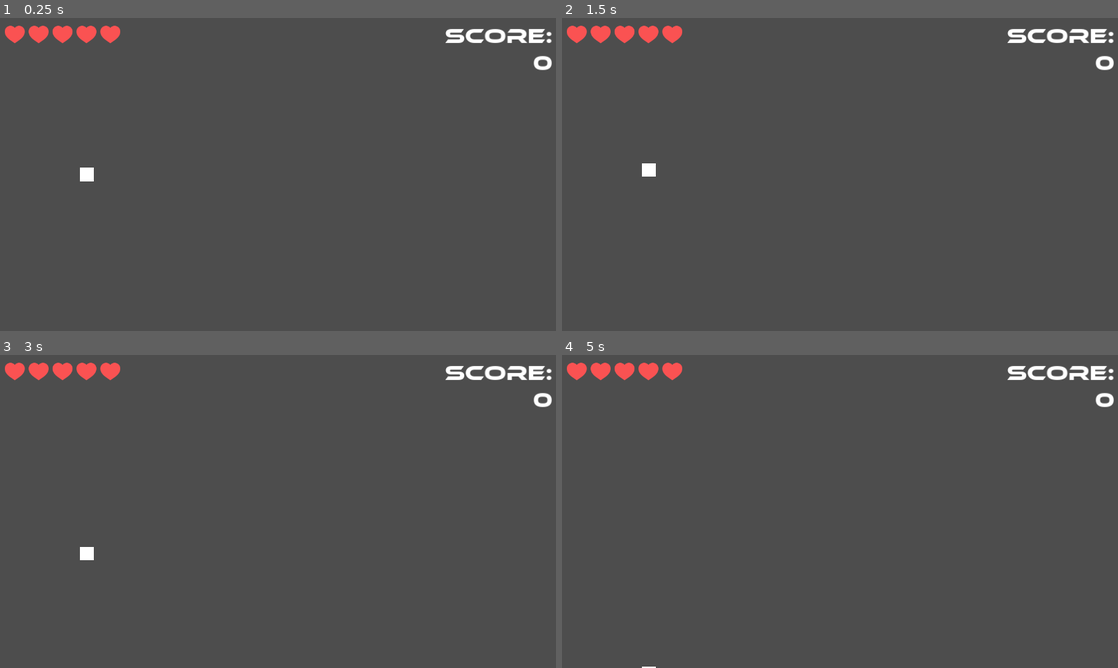
Above: before the commit, frames 1-4 (two rows, left to right).
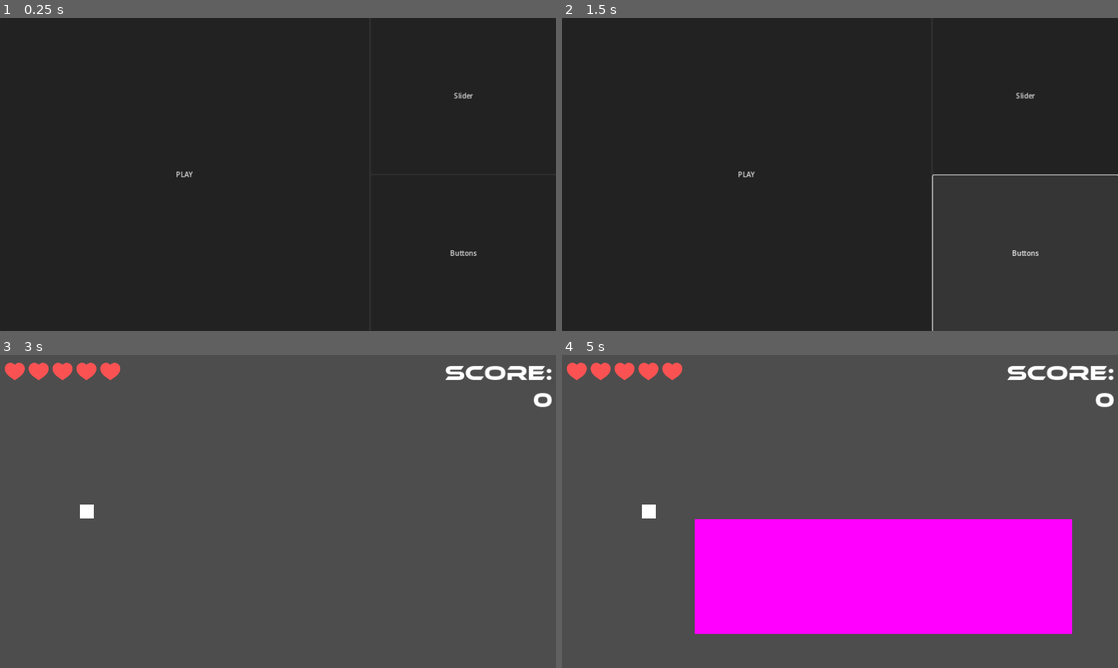
Above: after the commit, the same moments.

Repository: mauro-vb/mobile-game-project
Game: Godot game, scene res://scenes/ui/temp_menu.tscn
Same seed, same stepped clock (60 frames per second), same inputs: the game is played once before the commit and once after it. Before the commit the project starts from res://scenes/main.tscn.
Inputs (mouse positions are in pixels of both pictures, inside the frame that each line leads up to):
- Up to frame 1 (0.25 s): no input
- Up to frame 2 (1.5 s): click (1023, 96) at 0.5 s, where only the run after the commit has a clickable "Slider"; click (1023, 252) at 1.25 s, where only the run after the commit has a clickable "Buttons"
- Up to frame 3 (3 s): click (183, 511) at 2 s, where only the run after the commit has a clickable "PLAY"; tap Enter at 2.75 s; move the mouse to (400, 495) at 2.77 s; hold Up (up) from 2.78 s (still down)
- Up to frame 4 (5 s): move the mouse to (728, 527) at 3.52 s; release Up (up) at 3.53 s; hold Down (down) 3.53-4.28 s; move the mouse to (895, 442) at 4.27 s; hold Up (up) from 4.28 s (still down)

The runs differ from the first frame. In frame 1, 100% of the frame differs, in the area x 0-100%, y 0-100%; in frame 2, 83%; in frame 3, 0.2%; in frame 4, 25%.
Error before the commit: Invalid access to property or key 'spawn_y_range' on a base object of type 'Node2D'. (res://scripts/obstacle_gen.gd:34)

Commit message:
organized scripts, and improved slider input

Diff:
--- a/project.godot
+++ b/project.godot
@@ -11,7 +11,7 @@
 [application]
 
 config/name="MOB_Game"
-run/main_scene="res://scenes/main.tscn"
+run/main_scene="res://scenes/ui/temp_menu.tscn"
 config/features=PackedStringArray("4.2", "Mobile")
 config/icon="res://icon.svg"
 
@@ -50,3 +50,4 @@
 [rendering]
 
 renderer/rendering_method="mobile"
+textures/vram_compression/import_etc2_astc=true
--- a/scenes/consumables/slow_down_consumable.tscn
+++ b/scenes/consumables/slow_down_consumable.tscn
@@ -1,15 +1,13 @@
 [gd_scene load_steps=3 format=3 uid="uid://3kv230l4yitc"]
 
-[ext_resource type="Script" path="res://scripts/slow_down_consumable.gd" id="1_xjlvy"]
+[ext_resource type="Script" path="res://scripts/consumables/slow_down_consumable.gd" id="1_qodm6"]
 
 [sub_resource type="CapsuleShape2D" id="CapsuleShape2D_4ttfr"]
 radius = 15.0
 height = 50.0
 
-[node name="SlowDown" type="Node2D" node_paths=PackedStringArray("area")]
-script = ExtResource("1_xjlvy")
-area = NodePath("Area")
-base_speed = 8
+[node name="SlowDown" type="Node2D"]
+script = ExtResource("1_qodm6")
 
 [node name="Area" type="Area2D" parent="."]
 
--- a/scenes/main.gd
+++ /dev/null
@@ -1,15 +0,0 @@
-extends Node2D
-
-@onready var player = $Player
-# Called when the node enters the scene tree for the first time.
-func _ready():
-	if GameParameters.CONTROLS_TYPE == "slider":
-		var slider = preload("res://scenes/ui/slider.tscn").instantiate()
-		slider.scale = Vector2(2,2)
-		slider.global_position = Vector2(GameParameters.WINDOW_WIDTH - 120, GameParameters.WINDOW_HEIGHT / 2)
-		add_child(slider)
-		player.slider = slider
-	if GameParameters.CONTROLS_TYPE == "buttons":
-		var buttons = preload("res://scenes/ui/tap_areas.tscn").instantiate()
-		add_child(buttons)
-		player.buttons = buttons
--- a/scenes/main.tscn
+++ b/scenes/main.tscn
@@ -1,6 +1,6 @@
 [gd_scene load_steps=5 format=3 uid="uid://d372d30v65ab3"]
 
-[ext_resource type="Script" path="res://scenes/main.gd" id="1_dqbwn"]
+[ext_resource type="Script" path="res://scripts/main.gd" id="1_dqbwn"]
 [ext_resource type="PackedScene" uid="uid://osjos5q8palv" path="res://scenes/player.tscn" id="1_g5a11"]
 [ext_resource type="PackedScene" uid="uid://b1fn3eh2q2f4t" path="res://scenes/ui/hud.tscn" id="3_ooqh2"]
 [ext_resource type="Script" path="res://scripts/obstacle_gen.gd" id="3_uqulu"]
--- a/scenes/obstacles/basic_platform.tscn
+++ b/scenes/obstacles/basic_platform.tscn
@@ -1,6 +1,6 @@
 [gd_scene load_steps=8 format=3 uid="uid://dbv0wewbbr501"]
 
-[ext_resource type="Script" path="res://scripts/spiked_platform.gd" id="1_rdnqi"]
+[ext_resource type="Script" path="res://scripts/obstacles/spiked_platform.gd" id="1_0toc3"]
 [ext_resource type="Shader" path="res://shaders/flash.gdshader" id="2_3tp2l"]
 [ext_resource type="Script" path="res://scripts/components/hitbox_component.gd" id="2_uhium"]
 [ext_resource type="Script" path="res://scripts/components/health_component.gd" id="3_vsaq8"]
@@ -17,7 +17,7 @@
 size = Vector2(514, 107)
 
 [node name="BasicPlatform" type="Node2D" node_paths=PackedStringArray("bounce_area", "hurt_area")]
-script = ExtResource("1_rdnqi")
+script = ExtResource("1_0toc3")
 bounce_area = NodePath("BounceArea")
 hurt_area = NodePath("HurtArea")
 
--- a/scenes/obstacles/big_healthy_platform.tscn
+++ b/scenes/obstacles/big_healthy_platform.tscn
@@ -1,6 +1,6 @@
 [gd_scene load_steps=9 format=3 uid="uid://dl473f1b5ujqv"]
 
-[ext_resource type="Script" path="res://scripts/big_healthy_platform.gd" id="1_le0ef"]
+[ext_resource type="Script" path="res://scripts/obstacles/big_healthy_platform.gd" id="1_wyvjx"]
 [ext_resource type="Shader" path="res://shaders/flash.gdshader" id="2_1reah"]
 [ext_resource type="Script" path="res://scripts/components/hitbox_component.gd" id="3_rf8xl"]
 [ext_resource type="Script" path="res://scripts/components/health_component.gd" id="4_03muj"]
@@ -20,11 +20,9 @@
 size = Vector2(22, 257)
 
 [node name="BigHealthyPlatform" type="Node2D" node_paths=PackedStringArray("bounce_area", "hurt_area")]
-script = ExtResource("1_le0ef")
+script = ExtResource("1_wyvjx")
 bounce_area = NodePath("BounceArea")
 hurt_area = NodePath("HurtArea")
-spring_force = 150
-spawn_y_range = Vector2(270, 270)
 
 [node name="TempSprite" type="Sprite2D" parent="."]
 material = SubResource("ShaderMaterial_sq6jk")
--- a/scenes/obstacles/big_spiked_platform.tscn
+++ b/scenes/obstacles/big_spiked_platform.tscn
@@ -1,6 +1,6 @@
 [gd_scene load_steps=9 format=3 uid="uid://b750gftq6onpm"]
 
-[ext_resource type="Script" path="res://scripts/big_platform.gd" id="1_syn3p"]
+[ext_resource type="Script" path="res://Scripts/obstacles/big_platform.gd" id="1_hc7op"]
 [ext_resource type="Shader" path="res://shaders/flash.gdshader" id="2_3d2ax"]
 [ext_resource type="Script" path="res://scripts/components/hitbox_component.gd" id="3_0svia"]
 [ext_resource type="Script" path="res://scripts/components/health_component.gd" id="4_05oym"]
@@ -20,12 +20,10 @@
 size = Vector2(250, 450)
 
 [node name="BigSpikedPlatform" type="Node2D" node_paths=PackedStringArray("bounce_area", "hurt_area")]
-script = ExtResource("1_syn3p")
+script = ExtResource("1_hc7op")
 bounce_area = NodePath("BounceArea")
 hurt_area = NodePath("HurtArea")
-destroy_points = 40
-missed_points = 30
-spawn_y_range = Vector2(225, 470)
+spawn_y_range = Vector2(225, 495)
 
 [node name="HurtArea" type="Area2D" parent="."]
 position = Vector2(124, -171)
--- a/scenes/obstacles/chasing_platform.tscn
+++ b/scenes/obstacles/chasing_platform.tscn
@@ -1,6 +1,6 @@
 [gd_scene load_steps=10 format=3 uid="uid://61gj5xllewqi"]
 
-[ext_resource type="Script" path="res://scripts/chasing_platform.gd" id="1_j3vvl"]
+[ext_resource type="Script" path="res://scripts/obstacles/chasing_platform.gd" id="1_qlufp"]
 [ext_resource type="Script" path="res://scripts/components/hitbox_component.gd" id="2_krtr0"]
 [ext_resource type="Script" path="res://scripts/components/health_component.gd" id="3_r1rfj"]
 [ext_resource type="Shader" path="res://shaders/flash.gdshader" id="4_di3et"]
@@ -23,7 +23,7 @@
 size = Vector2(233.75, 99.5)
 
 [node name="ChasingPlatform" type="Node2D" node_paths=PackedStringArray("bounce_area", "hurt_area")]
-script = ExtResource("1_j3vvl")
+script = ExtResource("1_qlufp")
 bounce_area = NodePath("BounceArea")
 hurt_area = NodePath("HurtArea")
 
--- /dev/null
+++ b/scenes/ui/temp_menu.tscn
@@ -0,0 +1,41 @@
+[gd_scene load_steps=2 format=3 uid="uid://bg0rj144k83x2"]
+
+[ext_resource type="Script" path="res://scripts/ui/temp_menu.gd" id="1_3to50"]
+
+[node name="TempMenu" type="Control"]
+layout_mode = 3
+anchors_preset = 15
+anchor_right = 1.0
+anchor_bottom = 1.0
+grow_horizontal = 2
+grow_vertical = 2
+script = ExtResource("1_3to50")
+
+[node name="PanelContainer" type="PanelContainer" parent="."]
+layout_mode = 0
+offset_right = 1280.0
+offset_bottom = 720.0
+
+[node name="HBoxContainer" type="HBoxContainer" parent="PanelContainer"]
+layout_mode = 2
+
+[node name="Button" type="Button" parent="PanelContainer/HBoxContainer"]
+layout_mode = 2
+size_flags_horizontal = 3
+size_flags_stretch_ratio = 2.0
+text = "PLAY
+"
+
+[node name="VBoxContainer" type="VBoxContainer" parent="PanelContainer/HBoxContainer"]
+layout_mode = 2
+size_flags_horizontal = 3
+
+[node name="Button" type="Button" parent="PanelContainer/HBoxContainer/VBoxContainer"]
+layout_mode = 2
+size_flags_vertical = 3
+text = "Slider"
+
+[node name="Button2" type="Button" parent="PanelContainer/HBoxContainer/VBoxContainer"]
+layout_mode = 2
+size_flags_vertical = 3
+text = "Buttons"
Not shown, changed: .DS_Store
Not shown, added: MOB_pilot.apk
Not shown, added: MOB_pilot.apk.idsig
